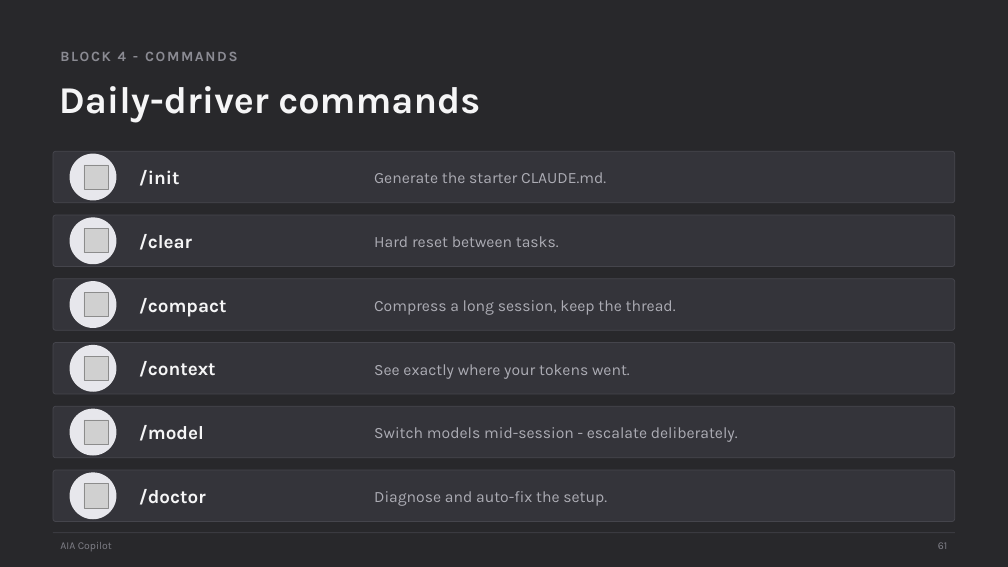
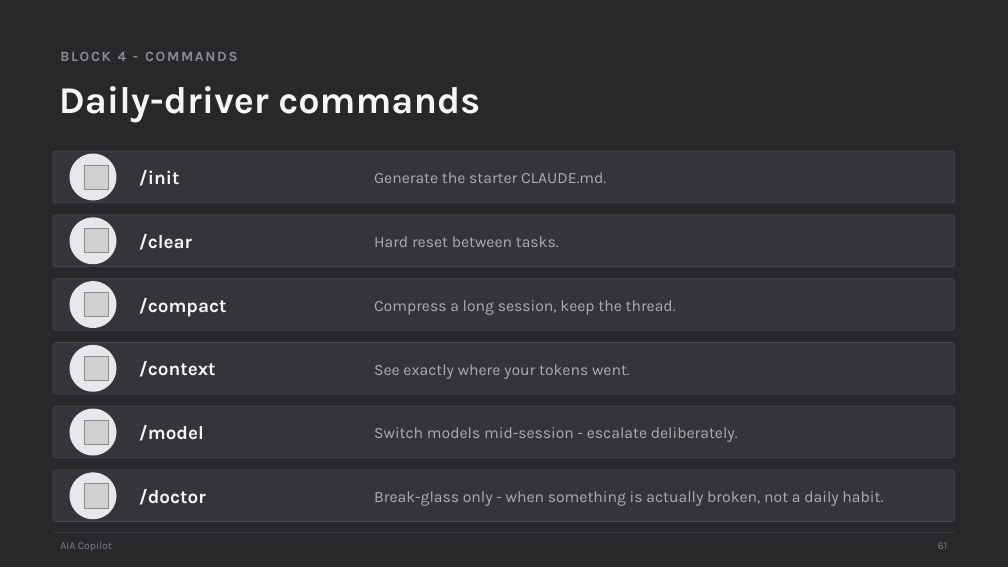
Before and after one commit to scottrhay/AIA-ClaudeCopilot, a slide deck: slide 61 of claude-code-3day/slides/Day1_Claude_Code_Fundamentals.pptx. Drawn at 1008x567 pixels with LibreOffice and Linux fonts; fonts in the diff are those of the drawing; grey boxes stand for pictures. Boxes give left, top, right and bottom in pixels: in the first picture for what was removed or moved away, otherwise in the second. Text is boxed around its words. In the diff, an @@ line names an element or a change of style, - is before the commit and + after.

```diff
--- a/claude-code-3day/slides/Day1_Claude_Code_Fundamentals.pptx
+++ b/claude-code-3day/slides/Day1_Claude_Code_Fundamentals.pptx
@@ text at (374,491,883,506): text changed @@
-Diagnose and auto-fix the setup.
+Break-glass only - when something is actually broken, not a daily habit.
```
Also in this commit, not shown: 3 other slides changed, 1 other file.
